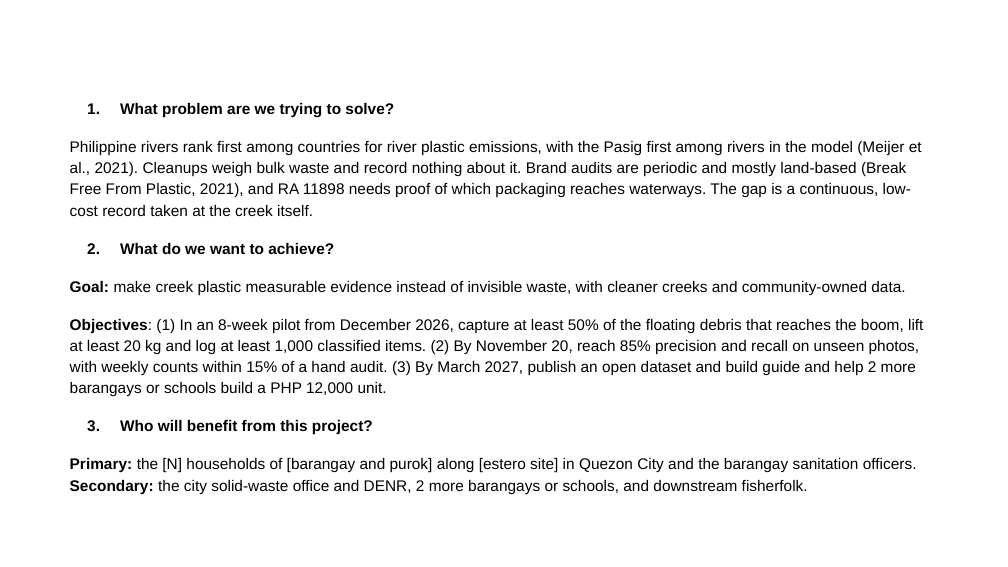
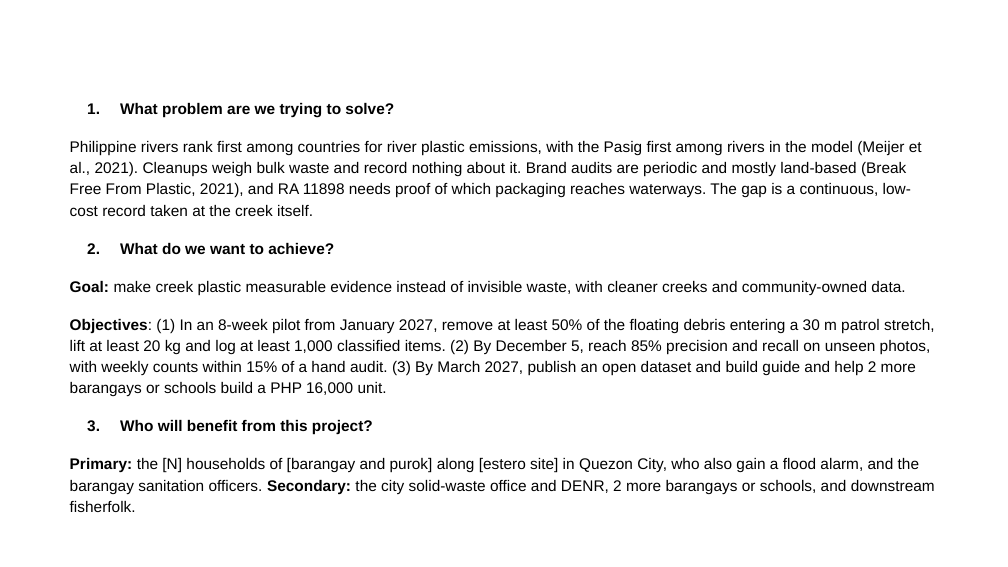
Before and after one commit to tmommu/research, a slide deck: slide 2 of sft_entry/SAGIP_SFT2026_Entry_PPT.pptx. Drawn at 1008x567 pixels with LibreOffice and Linux fonts; fonts in the diff are those of the drawing; background and template pictures are left out. Boxes give left, top, right and bottom in pixels: in the first picture for what was removed or moved away, otherwise in the second. Text is boxed around its words. In the diff, an @@ line names an element or a change of style, - is before the commit and + after.

```diff
--- a/sft_entry/SAGIP_SFT2026_Entry_PPT.pptx
+++ b/sft_entry/SAGIP_SFT2026_Entry_PPT.pptx
@@ text at [70,319,935,397]: text changed @@
-Objectives: (1) In an 8-week pilot from December 2026, capture at least 50% of the floating debris that reaches the boom, lift at least 20 kg and log at least 1,000 classified items. (2) By November 20, reach 85% precision and recall on unseen photos, with weekly counts within 15% of a hand audit. (3) By March 2027, publish an open dataset and build guide and help 2 more barangays or schools build a PHP 12,000 unit.
+Objectives: (1) In an 8-week pilot from January 2027, remove at least 50% of the floating debris entering a 30 m patrol stretch, lift at least 20 kg and log at least 1,000 classified items. (2) By December 5, reach 85% precision and recall on unseen photos, with weekly counts within 15% of a hand audit. (3) By March 2027, publish an open dataset and build guide and help 2 more barangays or schools build a PHP 16,000 unit.
@@ text at [70,458,935,494]: text changed @@
-Primary: the [N] households of [barangay and purok] along [estero site] in Quezon City and the barangay sanitation officers. Secondary: the city solid-waste office and DENR, 2 more barangays or schools, and downstream fisherfolk.
+Primary: the [N] households of [barangay and purok] along [estero site] in Quezon City, who also gain a flood alarm, and the barangay sanitation officers. Secondary: the city solid-waste office and DENR, 2 more barangays or schools, and downstream fisherfolk.
```
Also in this commit, not shown: 5 other slides changed, 20 other files.
